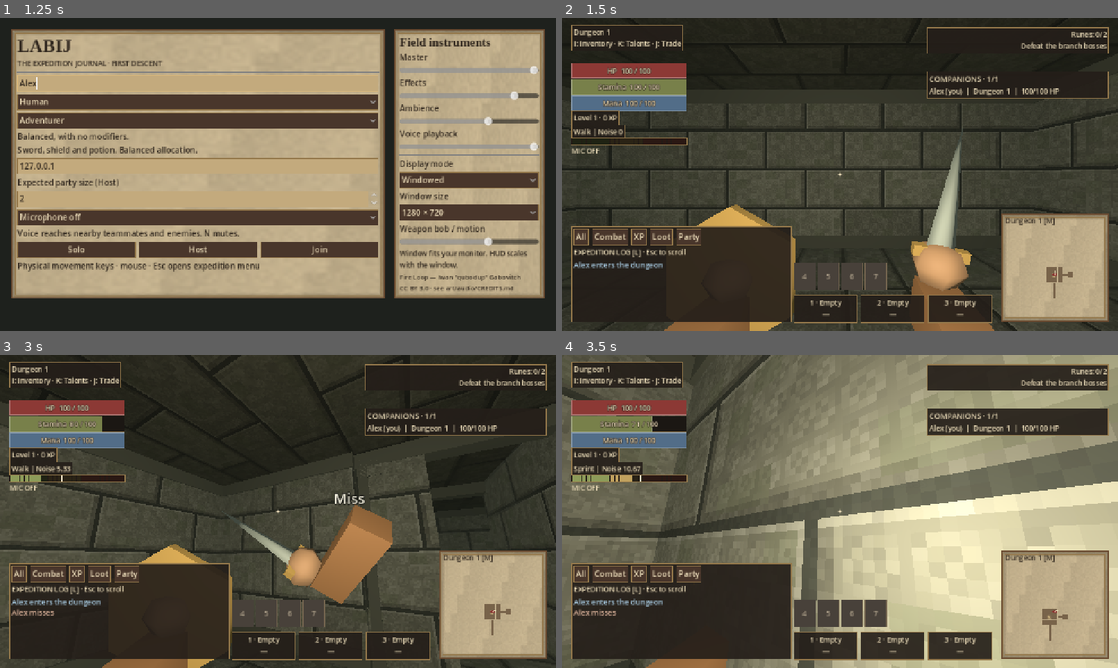
Above: before the commit, frames 1-4 (two rows, left to right).
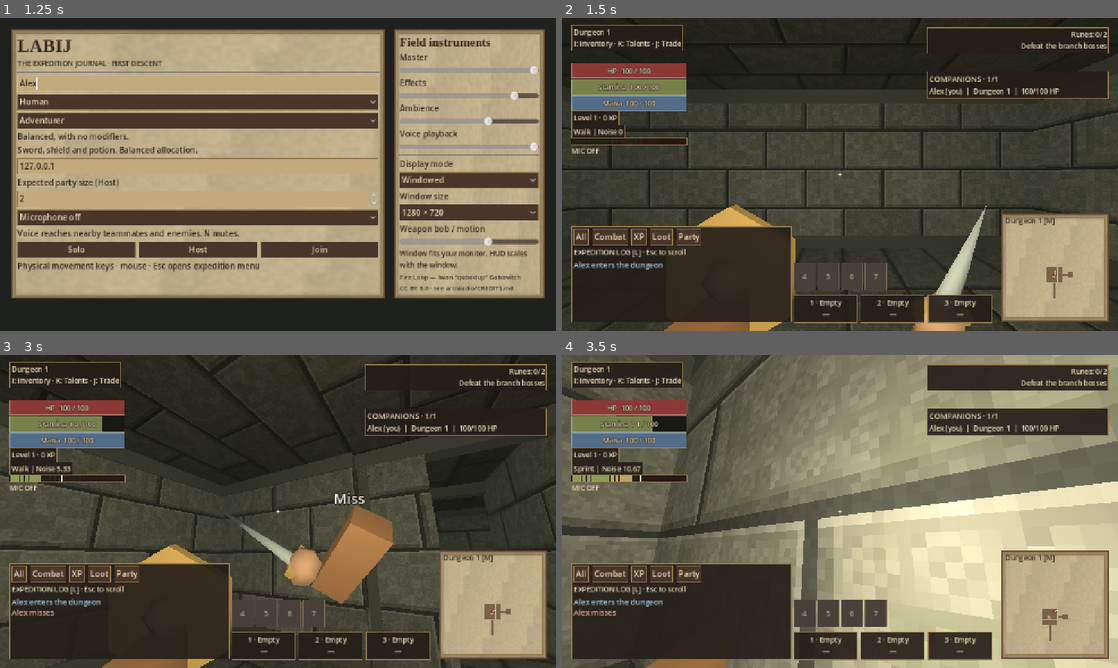
Above: after the commit, the same moments.

Repository: tdonnenfeld/LABIJ
Game: Godot game, scene res://game/main.tscn
The game is run twice, just before and just after one commit, with the same random seed, the same clock (stepped at 60 frames per second) and the same inputs. Sound files missing from this copy of the repository are replaced by a short silence.
Inputs (mouse positions are in pixels of both pictures, inside the frame that each line leads up to):
- Up to frame 1 (1.25 s): click (200, 83) at 0.52 s; type "Alex" at 0.6 s
- Up to frame 2 (1.5 s): click "Solo" at 1.25 s
- Up to frame 3 (3 s): click "All" at 2 s; tap Enter at 2.75 s; move the mouse to (305, 511) at 2.77 s; hold W from 2.78 s (still down); hold Shift from 2.78 s (still down); click (305, 511) at 2.92 s
- Up to frame 4 (3.5 s): keep holding W; keep holding Shift

Frame 1 is identical in both runs. In frame 2, 3.0% of the frame differs, in the area x 62-78%, y 35-100%; in frame 3, 0.1%; in frame 4, nothing differs.

Commit message:
Add weapon draw weight, bowstring hand motion and procedural view inertia

Diff:
--- a/game/visuals/first_person_hands.gd
+++ b/game/visuals/first_person_hands.gd
@@ -24,6 +24,10 @@
 var cast_charge := 0.0
 var cast_color := Color.WHITE
 var spell_material: StandardMaterial3D
+var equip_time := 0.0
+var previous_aim := Vector2.ZERO
+var sway := Vector2.ZERO
+var last_drawing := false
 
 func _ready() -> void:
 	right = Node3D.new()
@@ -50,6 +54,7 @@
 func animate(actor, delta: float, motion: float) -> void:
 	var next: Array = [actor.inventory.weapon, actor.inventory.shield]
 	if next != key:
+		equip_time = 0.35
 		key = next
 		weapon = Assets.replace_held(weapon, key[0], right)
 		shield = Assets.replace_held(shield, key[1], left, true)
@@ -72,6 +77,14 @@
 	drink_time = maxf(0.0, drink_time - delta)
 	var weight := minf(1.0, delta * 15.0)
 	var casting: bool = actor.cast_id != ""
+	var aim := Vector2(actor.heading, actor.look_pitch)
+	var aim_change := Vector2(wrapf(aim.x - previous_aim.x, -PI, PI), aim.y - previous_aim.y)
+	previous_aim = aim
+	sway = sway.lerp((aim_change * -0.5).limit_length(0.12), minf(1.0, delta * 12.0))
+	equip_time = maxf(0.0, equip_time - delta)
+	if last_drawing and not actor.bow_drawing and actor.attack_phase != 0:
+		release_time = 0.18
+	last_drawing = actor.bow_drawing
 	if (last_phase == 1 and actor.attack_phase == 2) or (last_cast != "" and not casting):
 		release_time = 0.18
 	last_phase = actor.attack_phase
@@ -107,12 +120,24 @@
 	if casting:
 		target = Vector3(0.22, -0.16, -0.72)
 		rot.x = -0.4
+	if actor.bow_drawing:
+		target = Vector3(0.18, -0.18, -0.78)
+		rot = Vector3(-0.08, -0.2, -0.08)
+	if actor.aiming:
+		target.x *= 0.5
+		target.y += 0.08
+	var draw_weight := 1.4 if "axe" in str(key[0]) else (0.8 if "dagger" in str(key[0]) else 1.0)
+	target.y -= equip_time * draw_weight
+	rot.x += equip_time * 1.5 * draw_weight
+	target += Vector3(sway.x, sway.y, 0.0) * motion
 	target.z += release_time * 0.45
 	rot.x += release_time * 1.3
 	right.position = right.position.lerp(target, weight)
 	right.rotation = right.rotation.lerp(rot, weight)
 	var left_target := Vector3(-0.40 - bob, -0.38 + absf(bob), -0.76)
-	if casting:
+	if actor.bow_drawing:
+		left_target = Vector3(-0.12, -0.18, lerpf(-0.72, -0.30, actor.bow_charge))
+	elif casting:
 		left_target = Vector3(-0.22, -0.14, -0.66)
 	elif Catalog.get_item(key[0]).projectile_speed > 0 and actor.attack_phase == 1:
 		left_target = Vector3(-0.12, -0.19, -0.48)
@@ -124,7 +149,7 @@
 	left.rotation.x = lerpf(left.rotation.x, -0.35 if actor.blocking else (0.9 if drink_time > 0.0 else 0.0), weight)
 	drink.visible = drink_time > 0.0
 	if shield:
-		shield.visible = not drink.visible
+		shield.visible = not drink.visible and not casting and not actor.bow_drawing
 	spell.visible = casting or (release_time > 0.0 and cast_charge > 0.0)
 	spell.scale = Vector3.ONE * maxf(0.05, cast_charge * (0.9 + sin(clock * 8.0) * 0.1))
 	spell.rotation.y += delta * 3.0
